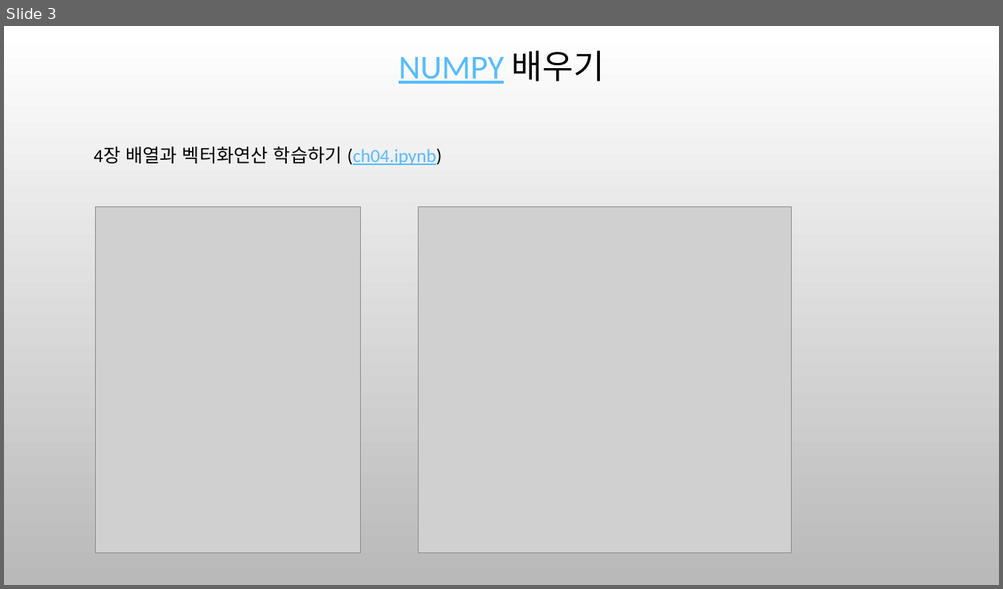
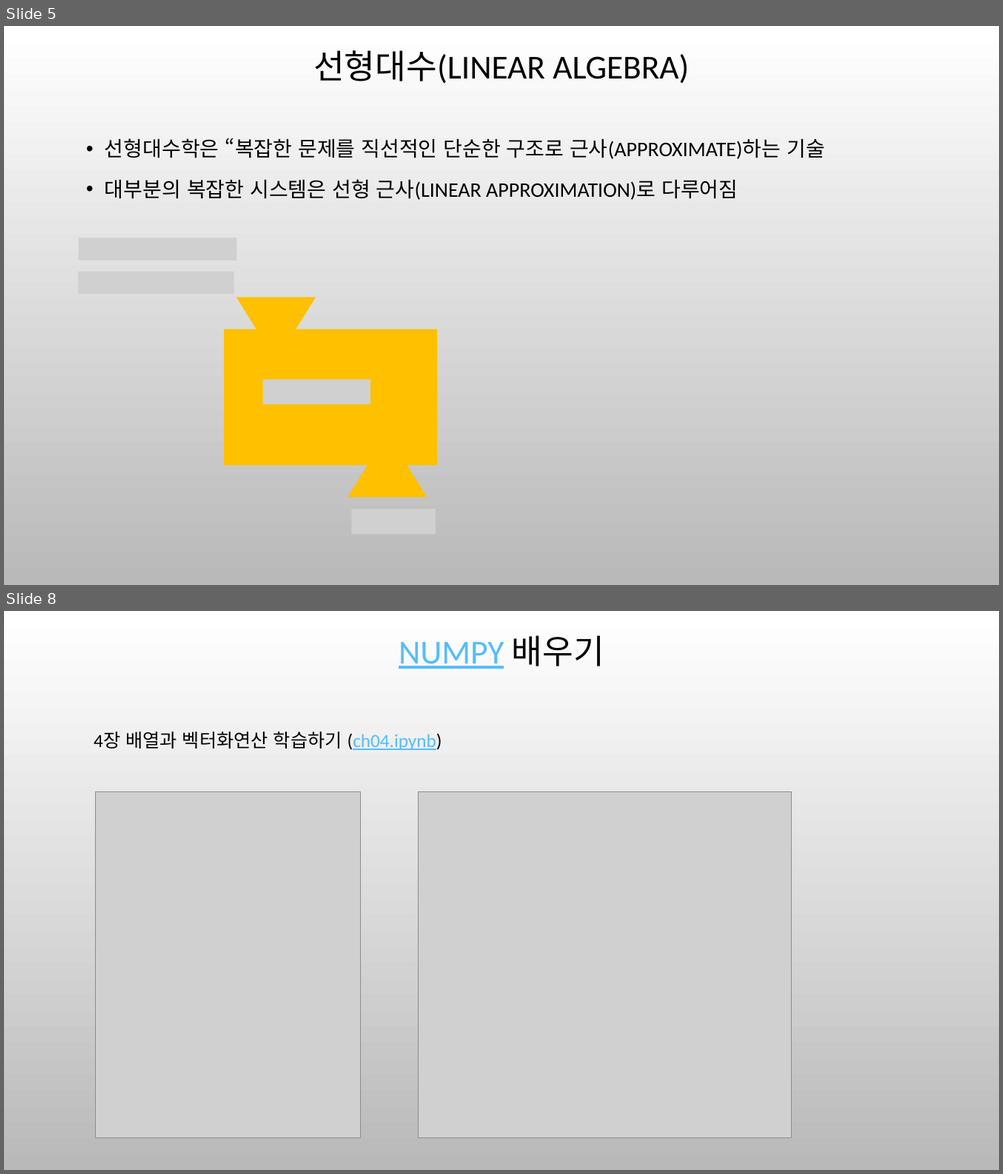
Before and after one commit to ancestor9/mathematics-for-machine-learning, a slide deck: 6_Matrix_vectors.pptx. Shown one above the other, each under a label of ours: slide 3 before the commit, slides 5 and 8 after it; the slides between them are not shown. The pictures are 1003x589 and 1003x1174 pixels, drawn with LibreOffice and Linux fonts; fonts in the diff are those of the drawing; grey boxes stand for pictures; background and template pictures are left out. Boxes give left, top, right and bottom in pixels: in the first picture for what was removed or moved away, otherwise in the second. Text is boxed around its words. In the diff, an @@ line names an element or a change of style, - is before the commit and + after.

```diff
--- a/6_Matrix_vectors.pptx
+++ b/6_Matrix_vectors.pptx
@@ slide 5 added at <box>4,26,999,585</box>, background picture (left out) @@
@@ title added at <box>313,50,688,83</box>, 32.4 pt, text #000000 @@
+선형대수(LINEAR ALGEBRA)
@@ text added at <box>105,138,825,200</box>, 20 pt, text #000000 @@
+• 선형대수학은 “복잡한 문제를 직선적인 단순한 구조로 근사(APPROXIMATE)하는 기술
+• 대부분의 복잡한 시스템은 선형 근사(LINEAR APPROXIMATION)로 다루어짐
@@ picture added at <box>79,238,237,261</box> @@
@@ picture added at <box>78,272,234,294</box> @@
@@ flow chart merge added at <box>236,298,315,362</box>, fill #FFC000 @@
@@ rectangle added at <box>224,329,437,466</box>, fill #FFC000 @@
@@ picture added at <box>263,380,370,405</box> @@
@@ flow chart merge added at <box>347,434,427,497</box>, fill #FFC000 @@
@@ picture added at <box>352,509,436,535</box> @@
@@ what was slide 3 is now slide 8 @@
```
Also in this commit, not shown: 3 slides changed, 4 other slides added.
